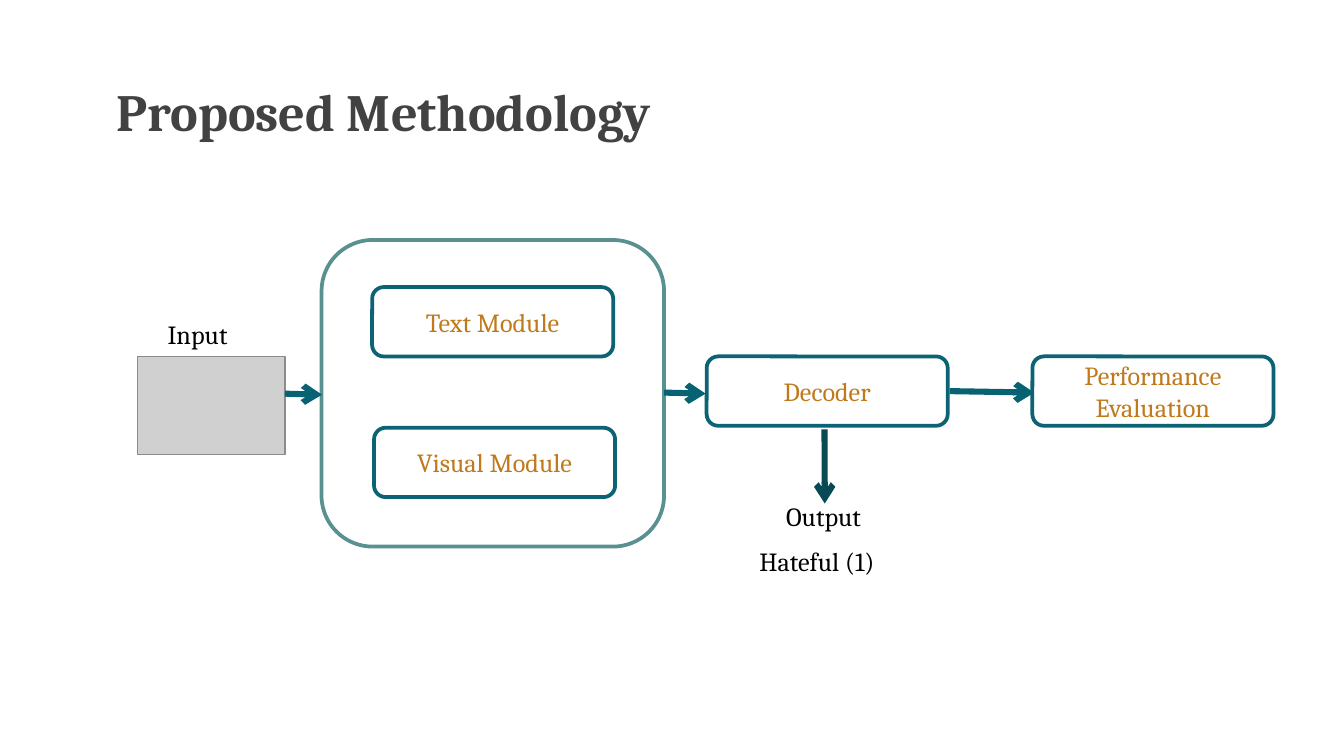
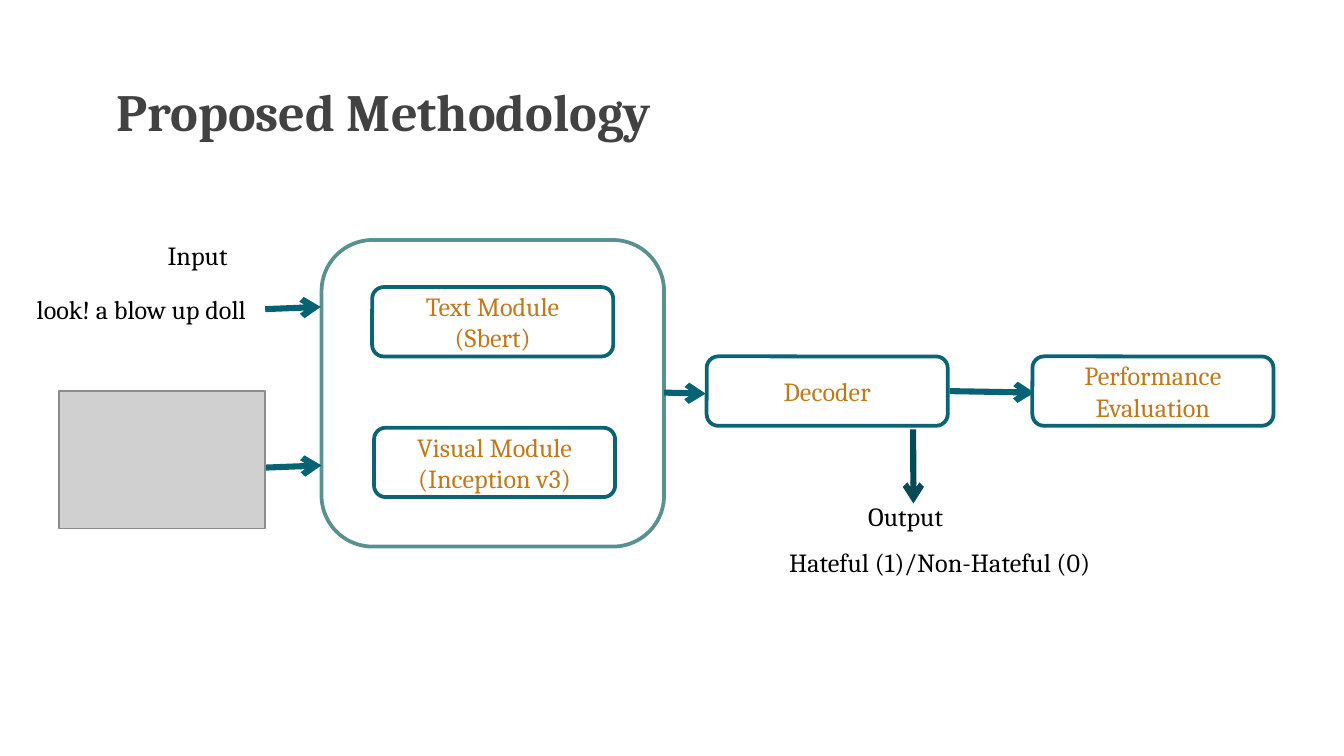
Before and after one commit to VarunBohara/Mini-Project-Documents, a slide deck: slide 11 of MINI PROJECT REVIEW.pptx. Drawn at 1344x756 pixels with LibreOffice and Linux fonts; fonts in the diff are those of the drawing; grey boxes stand for pictures. Boxes give left, top, right and bottom in pixels: in the first picture for what was removed or moved away, otherwise in the second. Text is boxed around its words. In the diff, an @@ line names an element or a change of style, - is before the commit and + after.

```diff
--- a/MINI PROJECT REVIEW.pptx
+++ b/MINI PROJECT REVIEW.pptx
@@ text "Input": place and size @@
-text "Input" at box(168, 326, 228, 350)
+text "Input" at box(168, 247, 228, 271)
@@ text in rounded rectangle at box(426, 298, 559, 351): text changed @@
-Text Module
+Text Module
+(Sbert)
@@ text added at box(37, 301, 245, 325), 14 pt, text #000000 @@
+look! a blow up doll
@@ arrow moved from (285, 394) - (323, 395) to (265, 309) - (321, 306) @@
@@ picture: place and size @@
-picture at box(137, 356, 285, 454)
+picture at box(59, 391, 266, 528)
@@ text in rounded rectangle at box(417, 439, 572, 494): text changed @@
-Visual Module
+Visual Module
+(Inception v3)
@@ arrow moved from (824, 430) - (825, 504) to (913, 430) - (914, 504) @@
@@ arrow added from (266, 468) to (321, 465), #086374 3.25 pt @@
@@ text "Output": place and size @@
-text "Output" at box(786, 502, 861, 532)
+text "Output" at box(868, 502, 943, 532)
@@ text at box(789, 553, 1091, 576): text changed @@
-Hateful (1)
+Hateful (1)/Non-Hateful (0)
```
Also in this commit, not shown: 4 other slides changed, 3 slides added, 12 slides removed.
